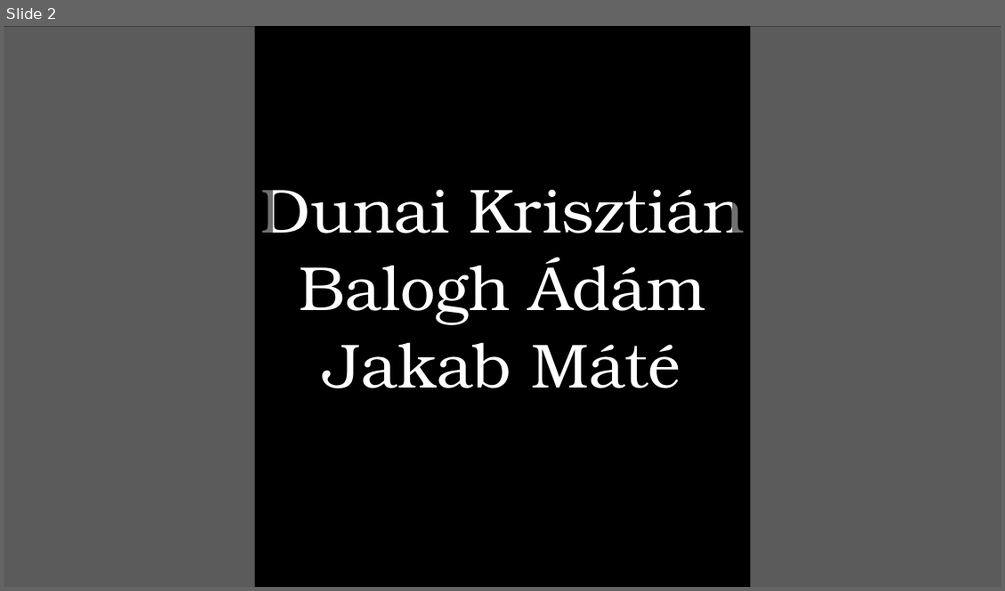
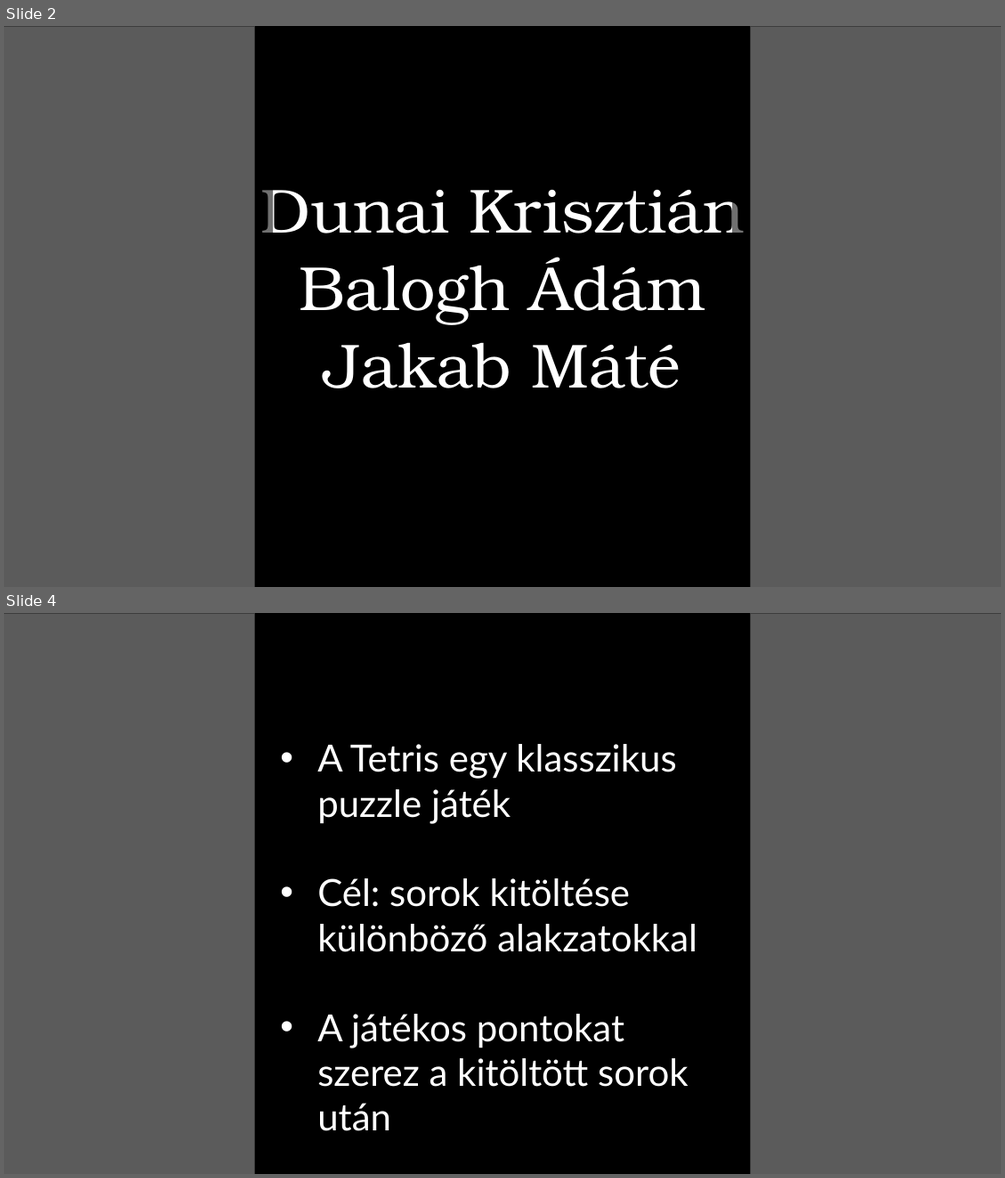
Before and after one commit to balogha2005/Tetris-projekt, a slide deck: PPT/Tetrisz ppt.pptx. Shown one above the other, each under a label of ours: slide 2 before the commit, slides 2 and 4 after it; the slides between them are not shown. The pictures are 1005x591 and 1005x1178 pixels, drawn with LibreOffice and Linux fonts; fonts in the diff are those of the drawing; grey boxes stand for pictures. Boxes give left, top, right and bottom in pixels: in the first picture for what was removed or moved away, otherwise in the second. Text is boxed around its words. In the diff, an @@ line names an element or a change of style, - is before the commit and + after.

```diff
--- a/PPT/Tetrisz ppt.pptx
+++ b/PPT/Tetrisz ppt.pptx
@@ slide 4 added at box(4, 613, 1001, 1174), background #000000 @@
@@ picture added at box(4, 613, 254, 1174) @@
@@ rectangle added at box(4, 613, 273, 1174), fill #000000 at 56% opacity @@
@@ rectangle added at box(732, 613, 1001, 1174), fill #000000 at 56% opacity @@
@@ picture added at box(751, 613, 1001, 1174) @@
@@ text added at box(317, 744, 697, 1086), 36 pt, text #FFFFFF @@
+• A Tetris egy klasszikus puzzle játék
+• Cél: sorok kitöltése különböző alakzatokkal
+• A játékos pontokat szerez a kitöltött sorok után
```
Also in this commit, not shown: 2 slides changed, 6 other slides added, 6 slides removed.
